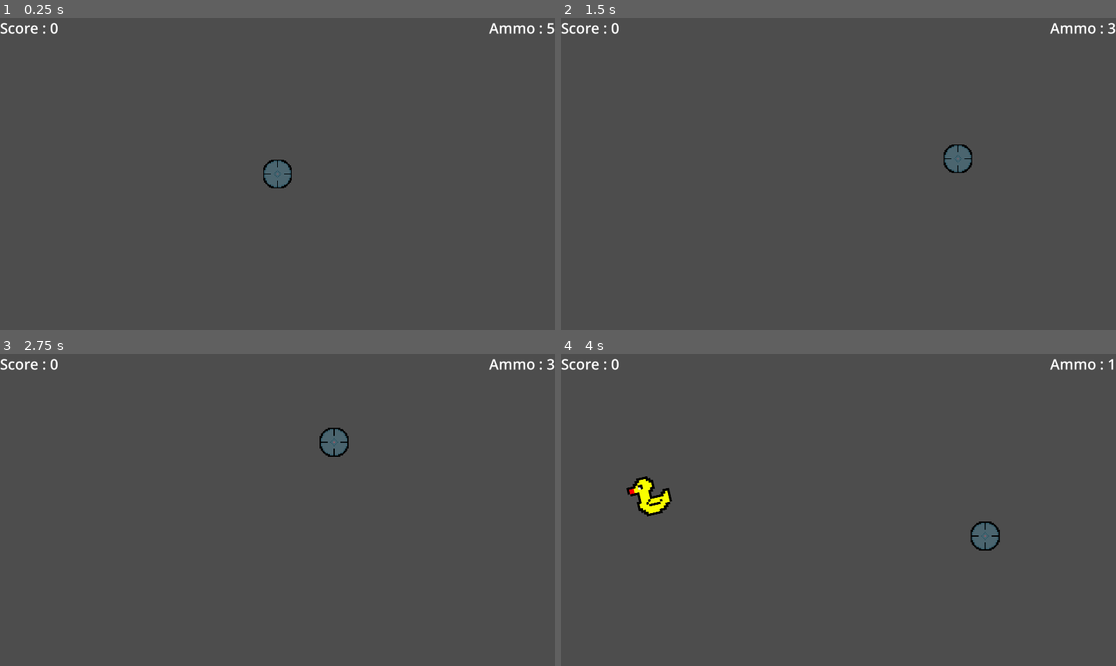
Above: before the commit, frames 1-4 (two rows, left to right).
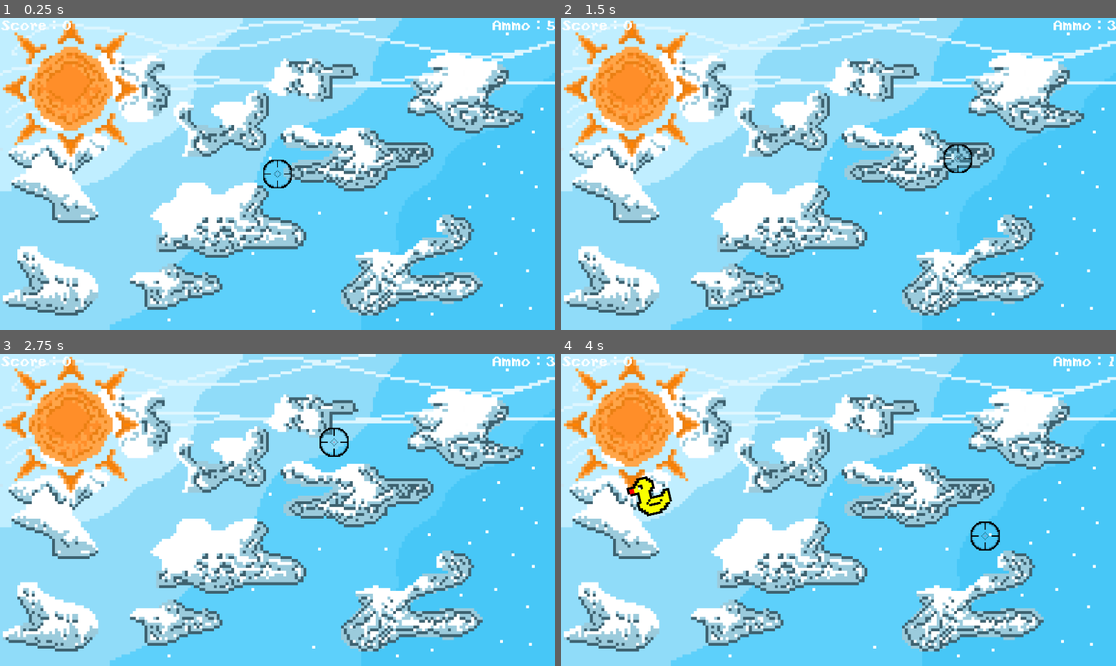
Above: after the commit, the same moments.

Repository: the-sort/ducks_in_sight
Game: Godot game, scene res://scenes/main_scene.tscn
The game is run twice, just before and just after one commit, with the same random seed, the same clock (stepped at 60 frames per second) and the same inputs.
Inputs (mouse positions are in pixels of both pictures, inside the frame that each line leads up to):
- Up to frame 1 (0.25 s): no input
- Up to frame 2 (1.5 s): tap Enter at 0.5 s; move the mouse to (960, 158) at 0.52 s; press the mouse at (960, 158) at 0.53 s; tap Space (shot) at 1.25, 1.35 s; move the mouse to (727, 189) at 1.27 s; release the mouse at (727, 189) at 1.28 s
- Up to frame 3 (2.75 s): tap Enter at 2 s; move the mouse to (333, 441) at 2.02 s; press the mouse at (333, 441) at 2.03 s
- Up to frame 4 (4 s): tap Space (shot) at 2.75, 2.85 s; move the mouse to (810, 572) at 2.77 s; release the mouse at (810, 572) at 2.78 s; move the mouse to (1005, 556) at 3.52 s; press the mouse at (1005, 556) at 3.53 s

The runs differ from the first frame. In frame 1, 100% of the frame differs, in the area x 0-100%, y 0-100%; in frame 2, 100%; in frame 3, 100%; in frame 4, 99%.

Commit message:
Main: added visuals as background and font, updated README file

Diff:
--- a/scenes/game_over.tscn
+++ b/scenes/game_over.tscn
@@ -1,9 +1,20 @@
-[gd_scene load_steps=2 format=3 uid="uid://drhfiu1qootmc"]
+[gd_scene load_steps=4 format=3 uid="uid://drhfiu1qootmc"]
 
 [ext_resource type="Script" uid="uid://blfpwerb0omqx" path="res://scripts/game_over.gd" id="1_xeevv"]
+[ext_resource type="Texture2D" uid="uid://dng6r3gcmsoih" path="res://assets/background/sky_background_desaturated.png" id="2_wqhvx"]
+[ext_resource type="FontFile" uid="uid://dbijyw6x47ojl" path="res://assets/fonts/yoster.ttf" id="3_tbwuq"]
 
 [node name="game_over" type="Node"]
 script = ExtResource("1_xeevv")
+
+[node name="TextureRect" type="TextureRect" parent="."]
+anchors_preset = 15
+anchor_right = 1.0
+anchor_bottom = 1.0
+grow_horizontal = 2
+grow_vertical = 2
+texture = ExtResource("2_wqhvx")
+expand_mode = 1
 
 [node name="game_over_text" type="Label" parent="."]
 anchors_preset = 8
@@ -17,6 +28,8 @@
 offset_bottom = 11.5
 grow_horizontal = 2
 grow_vertical = 2
+theme_override_colors/font_color = Color(0, 0, 0, 1)
+theme_override_fonts/font = ExtResource("3_tbwuq")
 theme_override_font_sizes/font_size = 250
 text = "GAME OVER !"
 horizontal_alignment = 1
@@ -39,11 +52,13 @@
 
 [node name="restart" type="Button" parent="HBoxContainer/VBoxContainer"]
 layout_mode = 2
+theme_override_fonts/font = ExtResource("3_tbwuq")
 theme_override_font_sizes/font_size = 100
 text = "RESTART"
 
 [node name="quit" type="Button" parent="HBoxContainer/VBoxContainer"]
 layout_mode = 2
+theme_override_fonts/font = ExtResource("3_tbwuq")
 theme_override_font_sizes/font_size = 100
 text = "QUIT"
 
--- a/scenes/hud.tscn
+++ b/scenes/hud.tscn
@@ -1,6 +1,7 @@
-[gd_scene load_steps=2 format=3 uid="uid://du2v1331fsqr4"]
+[gd_scene load_steps=3 format=3 uid="uid://du2v1331fsqr4"]
 
 [ext_resource type="Script" uid="uid://cu24j6ukaadum" path="res://scripts/score.gd" id="1_37p78"]
+[ext_resource type="FontFile" uid="uid://dbijyw6x47ojl" path="res://assets/fonts/yoster.ttf" id="2_oo0fn"]
 
 [node name="hud" type="Control"]
 layout_mode = 3
@@ -15,6 +16,7 @@
 layout_mode = 1
 offset_right = 40.0
 offset_bottom = 23.0
+theme_override_fonts/font = ExtResource("2_oo0fn")
 theme_override_font_sizes/font_size = 50
 vertical_alignment = 1
 
@@ -26,6 +28,7 @@
 offset_left = -40.0
 offset_bottom = 23.0
 grow_horizontal = 0
+theme_override_fonts/font = ExtResource("2_oo0fn")
 theme_override_font_sizes/font_size = 50
 horizontal_alignment = 2
 vertical_alignment = 1
--- a/scenes/main_scene.tscn
+++ b/scenes/main_scene.tscn
@@ -1,10 +1,29 @@
-[gd_scene load_steps=4 format=3 uid="uid://7oek7fnkeg7o"]
+[gd_scene load_steps=5 format=3 uid="uid://7oek7fnkeg7o"]
 
 [ext_resource type="Script" uid="uid://djjprb00vq7fk" path="res://scripts/spawner.gd" id="2_7ykc4"]
 [ext_resource type="PackedScene" uid="uid://dgodhllbho26w" path="res://scenes/crosshair.tscn" id="2_pw63i"]
 [ext_resource type="PackedScene" uid="uid://du2v1331fsqr4" path="res://scenes/hud.tscn" id="3_7ykc4"]
+[ext_resource type="Texture2D" uid="uid://dvsuuh6doq1t" path="res://assets/background/sky_background.png" id="4_pu3yx"]
 
 [node name="main_scene" type="Node"]
+
+[node name="background" type="Control" parent="."]
+layout_mode = 3
+anchors_preset = 15
+anchor_right = 1.0
+anchor_bottom = 1.0
+grow_horizontal = 2
+grow_vertical = 2
+
+[node name="sky" type="TextureRect" parent="background"]
+layout_mode = 1
+anchors_preset = 15
+anchor_right = 1.0
+anchor_bottom = 1.0
+grow_horizontal = 2
+grow_vertical = 2
+texture = ExtResource("4_pu3yx")
+expand_mode = 1
 
 [node name="spawner" type="Timer" parent="."]
 wait_time = 3.0
Binary file added: assets/background/sky_background.png
Not shown, added: assets/background/sky_background.png.import
Binary file added: assets/background/sky_background_desaturated.png
Not shown, added: assets/background/sky_background_desaturated.png.import
Not shown, added: assets/fonts/license.txt
Binary file added: assets/fonts/yoster.ttf
Not shown, added: assets/fonts/yoster.ttf.import
Not shown, changed: README.md
